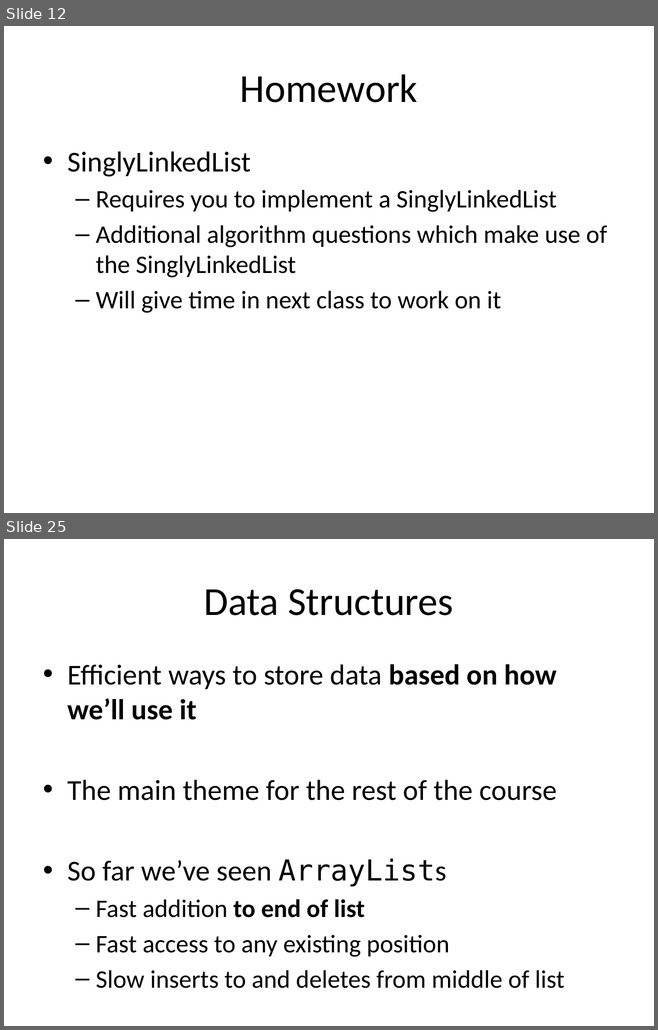
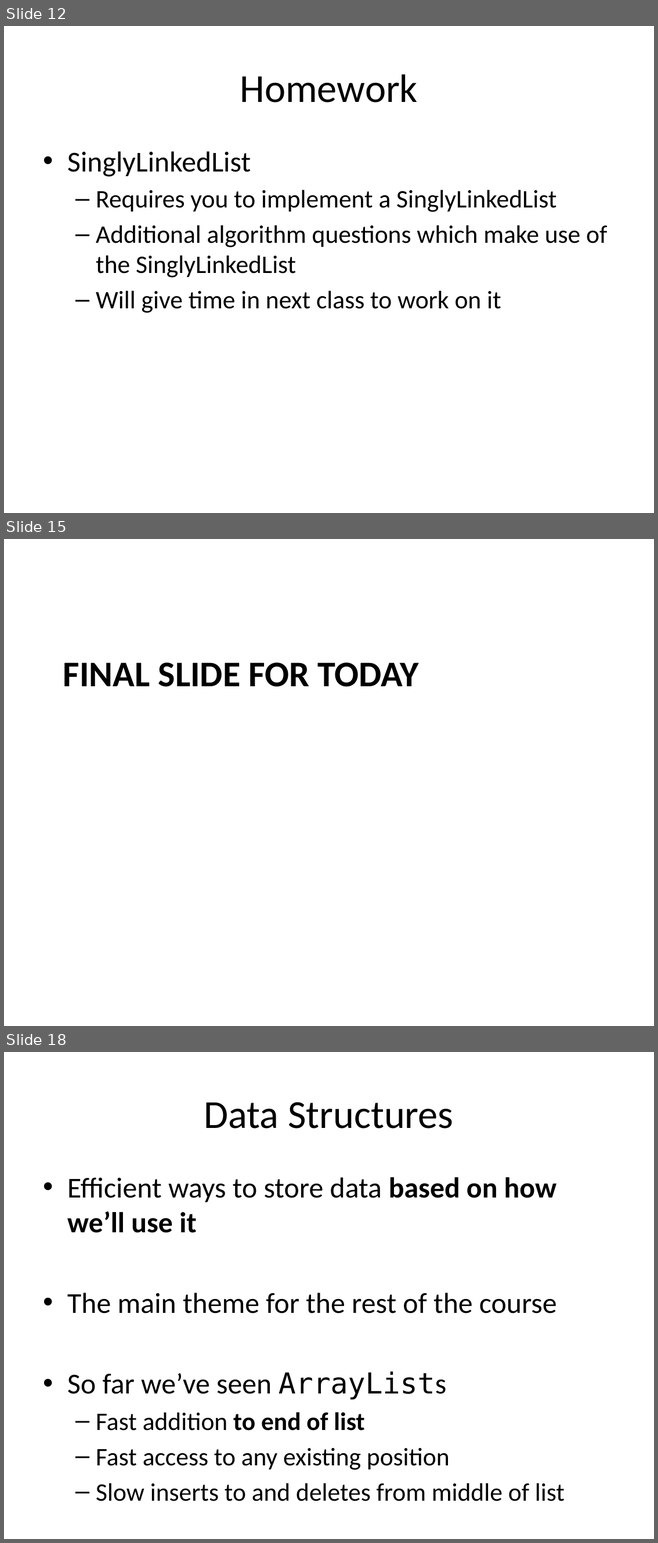
Before and after one commit to RHIT-CSSE/csse220, a slide deck: ClassMaterials/LinkedLists/Slides/LinkedLists.pptx. Shown one above the other, each under a label of ours: slides 12 and 25 before the commit, slides 12, 15 and 18 after it; the slides between them are not shown. The pictures are 658x1030 and 658x1543 pixels, drawn with LibreOffice and Linux fonts; fonts in the diff are those of the drawing. Boxes give left, top, right and bottom in pixels: in the first picture for what was removed or moved away, otherwise in the second. Text is boxed around its words. In the diff, an @@ line names an element or a change of style, - is before the commit and + after.

```diff
--- a/ClassMaterials/LinkedLists/Slides/LinkedLists.pptx
+++ b/ClassMaterials/LinkedLists/Slides/LinkedLists.pptx
@@ slide 15 added at box(4, 539, 654, 1026), background #FFFFFF @@
@@ title added at box(63, 663, 419, 687), 40 pt, text #000000, bold @@
+FINAL SLIDE FOR TODAY
@@ what was slide 25 is now slide 18 @@
```
Also in this commit, not shown: 4 slides changed, 2 other slides added, 9 slides removed, 1 other file.
